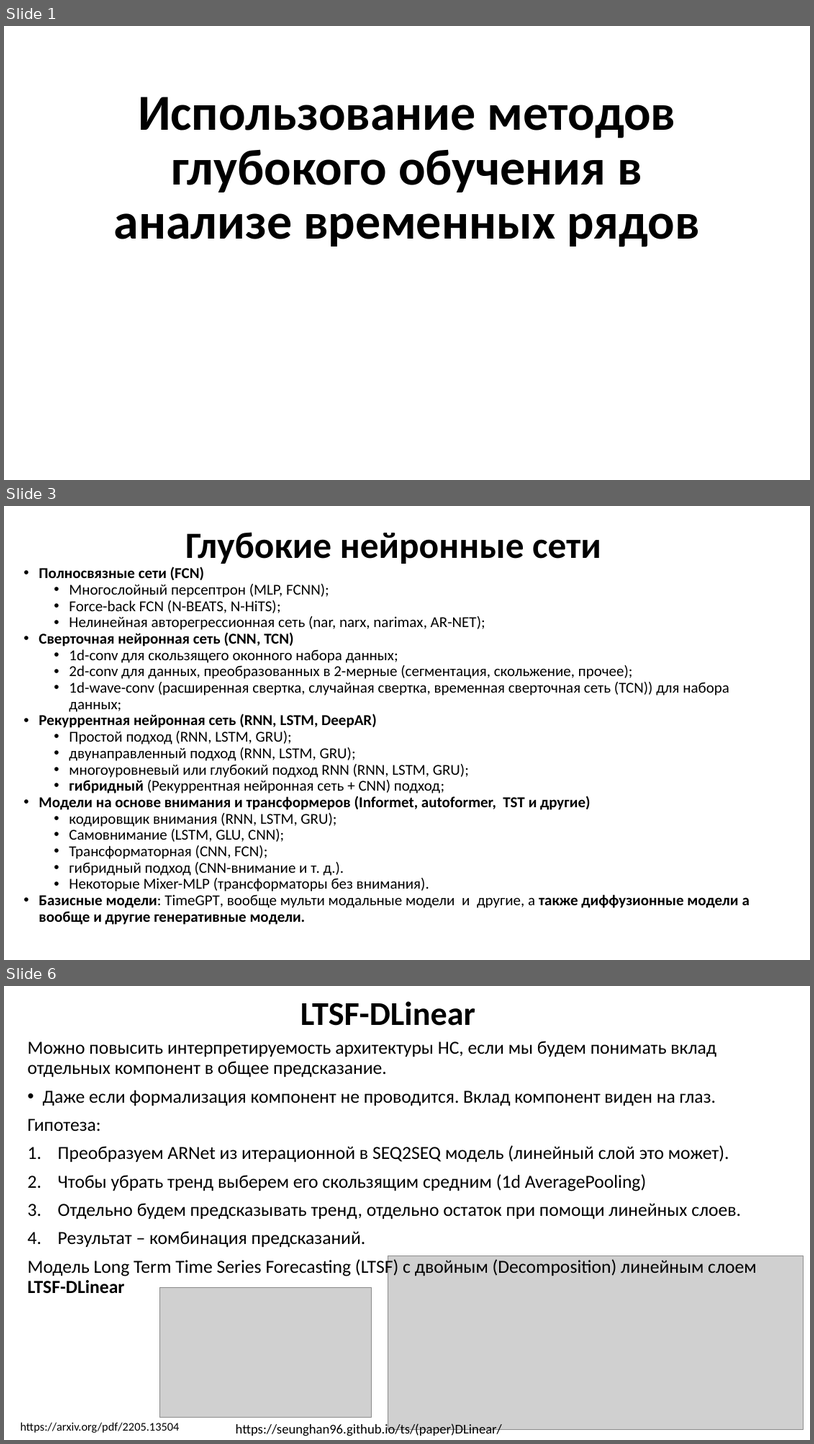
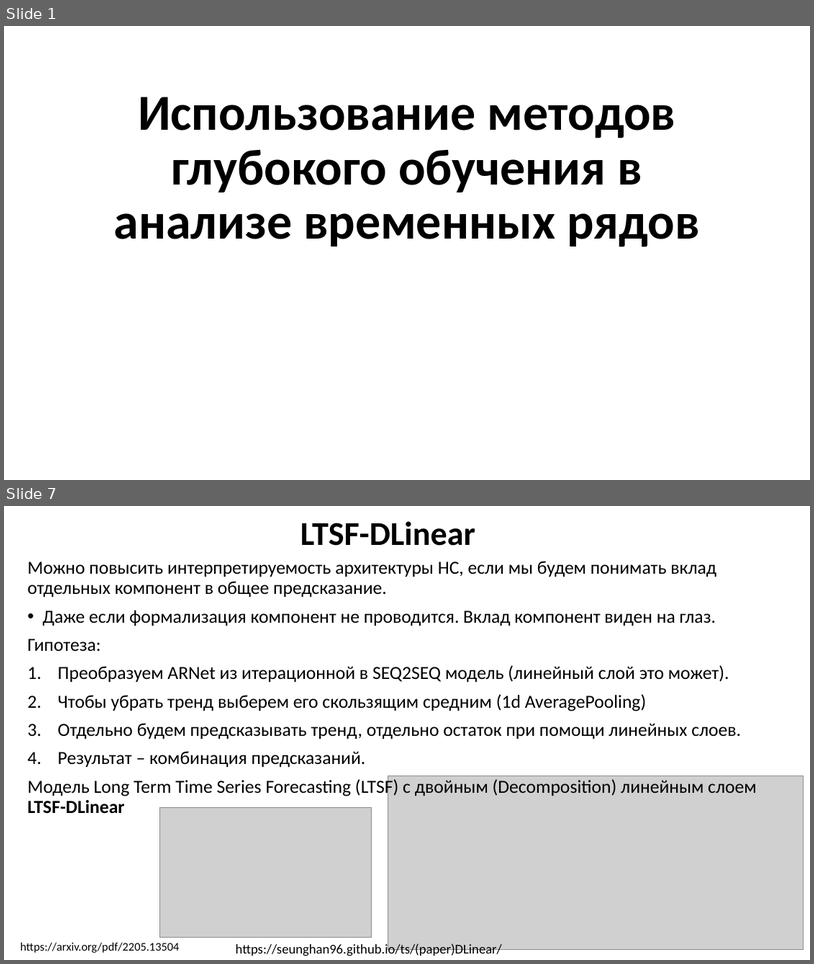
Before and after one commit to MVRonkin/TimeSeriesCourse, a slide deck: 2025/LEC/07-2 RNN.pptx. Shown one above the other, each under a label of ours: slides 1, 3 and 6 before the commit, slides 1 and 7 after it; the slides between them are not shown. The pictures are 814x1444 and 814x964 pixels, drawn with LibreOffice and Linux fonts; fonts in the diff are those of the drawing; grey boxes stand for pictures. Boxes give left, top, right and bottom in pixels: in the first picture for what was removed or moved away, otherwise in the second. Text is boxed around its words. In the diff, an @@ line names an element or a change of style, - is before the commit and + after.

```diff
--- a/2025/LEC/07-2 RNN.pptx
+++ b/2025/LEC/07-2 RNN.pptx
@@ slide 3 removed at [4, 506, 810, 960], background #FFFFFF @@
@@ title removed at [185, 532, 602, 564] @@
-Глубокие нейронные сети
@@ text removed at [39, 566, 750, 924] @@
-• Полносвязные сети (FCN)
-  • Многослойный персептрон (MLP, FCNN);
-  • Force-back FCN (N-BEATS, N-HiTS);
-  • Нелинейная авторегрессионная сеть (nar, narx, narimax, AR-NET);
-• Сверточная нейронная сеть (CNN, TCN)
-  • 1d-conv для скользящего оконного набора данных;
-  • 2d-conv для данных, преобразованных в 2-мерные (сегментация, скольжение, прочее);
-  • 1d-wave-conv (расширенная свертка, случайная свертка, временная сверточная сеть (TCN)) для набора данных;
-• Рекуррентная нейронная сеть (RNN, LSTM, DeepAR)
-  • Простой подход (RNN, LSTM, GRU);
-  • двунаправленный подход (RNN, LSTM, GRU);
-  • многоуровневый или глубокий подход RNN (RNN, LSTM, GRU);
-  • гибридный (Рекуррентная нейронная сеть + CNN) подход;
-• Модели на основе внимания и трансформеров (Informet, autoformer, TST и другие)
-  • кодировщик внимания (RNN, LSTM, GRU);
-  • Самовнимание (LSTM, GLU, CNN);
-  • Трансформаторная (CNN, FCN);
-  • гибридный подход (CNN-внимание и т. д.).
-  • Некоторые Mixer-MLP (трансформаторы без внимания).
-• Базисные модели: TimeGPT, вообще мульти модальные модели и другие, а также диффузионные модели а вообще и другие генеративные модели.
@@ what was slide 6 is now slide 7 @@
```
Also in this commit, not shown: 3 slides changed, 4 slides added, 3 other slides removed.
